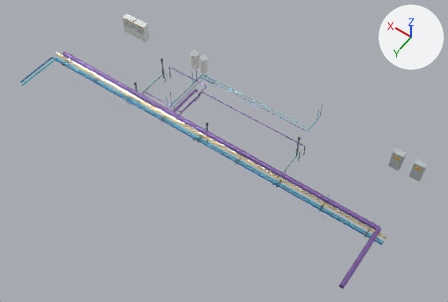
Two versions of the glTF model public/models/digital-twin/fab1-services-south.glb, one commit apart.
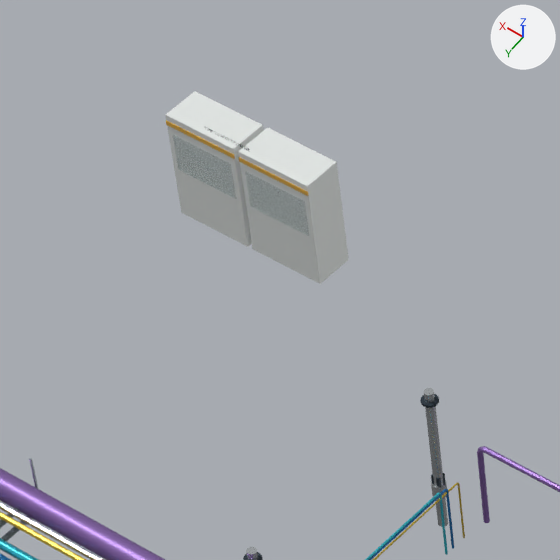
The first picture shows the older version from a 50 mm lens placed at (-21.3, 24.0, 44.7), pointed at (-1.4, -3.8, 0.9). The close-ups show the older and then the newer version on the part from 22% to 40% of the width and 0% to 28% of the height of that picture. Only the edits that show in the close-ups are written down. Every picture has the same lights, and +X, +Y and +Z are marked at upper right. Where no turn or scale is listed for an object, it has been applied to the vertices. Vertices at exactly the same position are counted once.

Script lines for the objects in view, before the commit:
```python
me_fab1_services_south_foreline_dp_09 = bpy.data.meshes.new('FAB1_Services_south_Foreline_DP_09')
me_fab1_services_south_foreline_dp_09.from_pydata(...)  # a 12-sided cylinder along z spanning x -0.08..0.08, y -0.08..0.08, z -1.3..1.3
me_fab1_services_south_foreline_dp_09.materials.append(mat_fab_atlas)
me_fab1_services_south_slurry = bpy.data.meshes.new('FAB1_Services_south_Slurry')
me_fab1_services_south_slurry.from_pydata(...)  # 48 vertices, 72 faces; spans x -1.45..1.45, y -0.36..0.36, z -1.0..1.0
# faces by material slot: [48, 24]
me_fab1_services_south_slurry.materials.append(mat_fab_atlas)
me_fab1_services_south_slurry.materials.append(mat_fab_glass)  # cyan #b1d2d5
me_fab1_services_south_slurry_text = bpy.data.meshes.new('FAB1_Services_south_Slurry_Text')
me_fab1_services_south_slurry_text.from_pydata(...)  # 263 vertices, 239 faces; spans x -0.456..0.458, y -0.001..0.062, z 0.0
me_fab1_services_south_slurry_text.materials.append(mat_fab_atlas)
ob_fab1_services_south_foreline_dp_09 = bpy.data.objects.new('FAB1_Services_south_Foreline_DP_09', me_fab1_services_south_foreline_dp_09)
ob_fab1_services_south_foreline_dp_09.location = (8.25, -7.3, 2.9)
ob_fab1_services_south_slurry = bpy.data.objects.new('FAB1_Services_south_Slurry', me_fab1_services_south_slurry)
ob_fab1_services_south_slurry.location = (15.7, -11.79, 1.0)
ob_fab1_services_south_slurry_text = bpy.data.objects.new('FAB1_Services_south_Slurry_Text', me_fab1_services_south_slurry_text)
ob_fab1_services_south_slurry_text.parent = ob_fab1_services_south_support
ob_fab1_services_south_slurry_text.location = (15.7, -11.3, 2.3)
ob_fab1_services_south_slurry_text.rotation_euler = (1.571, 0.0, -3.142)  # degrees (90, 0, -180)
# also in view: 'FAB1_Services_south_EXH' at (0.1, -3.0, 3.5); 'FAB1_Services_south_PumpExhaust_DP_09' at (5.6, -7.1, 2.4); 'FAB1_Services_south_CDA' at (0.0, -2.6, 3.5)
```
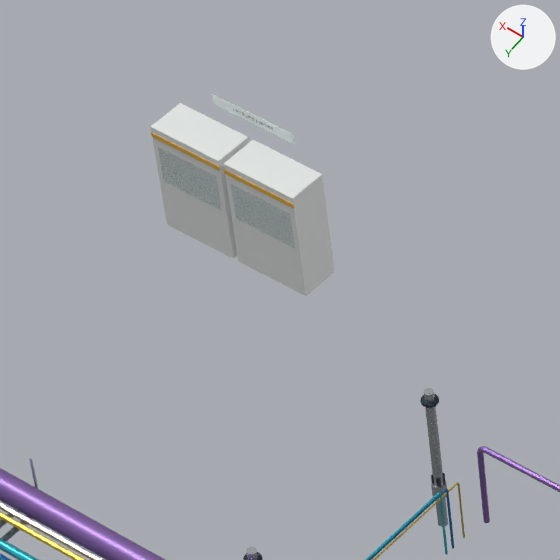
What differs and where, as boxes [x1, y1, x2, y2] in the close-ups (560 x 560 px):
'FAB1_Services_south_Slurry', moved
    before: [166, 91, 349, 284]
    after: [151, 103, 334, 296]
'FAB1_Services_south_Slurry_Text', reshaped, moved, turned
    before: [209, 129, 250, 152]
    after: [212, 94, 295, 145]
part 1 of me_fab1_services_south_slurry_text, added
    after: [212, 94, 295, 145]
part 2 of me_fab1_services_south_slurry_text, reshaped
    after: [233, 108, 272, 128]

Patch to the scene script:
```diff
--- a/public/models/digital-twin/fab1-services-south.glb.py
+++ b/public/models/digital-twin/fab1-services-south.glb.py
@@ me_fab1_services_south_slurry_text @@
 # used by ob_fab1_services_south_slurry_text; parent = ob_fab1_services_south_support; location = (15.7, -11.3, 2.3); rotation_euler = (1.571, 0.0, -3.142), in degrees (90, 0, -180)
-me_fab1_services_south_slurry_text.from_pydata(...)  # 263 vertices, 239 faces; spans x -0.456..0.458, y -0.001..0.062, z 0.0
+me_fab1_services_south_slurry_text.from_pydata(...)  # 667 vertices, 679 faces; spans x -0.833..0.833, y -0.002..0.002, z -0.1..0.1
+# me_fab1_services_south_slurry_text part 1: a new loose piece, a box spanning x -0.8325..0.8325, y -0.0024..0.002, z -0.1001..0.1001, in mat_fab_atlas
+# me_fab1_services_south_slurry_text part 2: 41 vertices removed from x -0.39..0.301, y 0.0..0.062, z 0.0; 659 vertices added at x -0.405..0.405, y 0.002, z -0.026..0.026
+# other edits to the shape of me_fab1_services_south_slurry_text do not show in these pictures
 me_fab1_services_south_slurry_text.materials.append(mat_fab_atlas)
@@ ob_fab1_services_south_slurry @@
 ob_fab1_services_south_slurry = bpy.data.objects.new('FAB1_Services_south_Slurry', me_fab1_services_south_slurry)
-ob_fab1_services_south_slurry.location = (15.7, -11.79, 1.0)
+ob_fab1_services_south_slurry.location = (15.7, -11.44, 1.0)
@@ ob_fab1_services_south_slurry_text @@
 ob_fab1_services_south_slurry_text.parent = ob_fab1_services_south_support
-ob_fab1_services_south_slurry_text.location = (15.7, -11.3, 2.3)
-ob_fab1_services_south_slurry_text.rotation_euler = (1.571, 0.0, -3.142)  # degrees (90, 0, -180)
+ob_fab1_services_south_slurry_text.location = (15.7, -11.92, 2.3)
```
